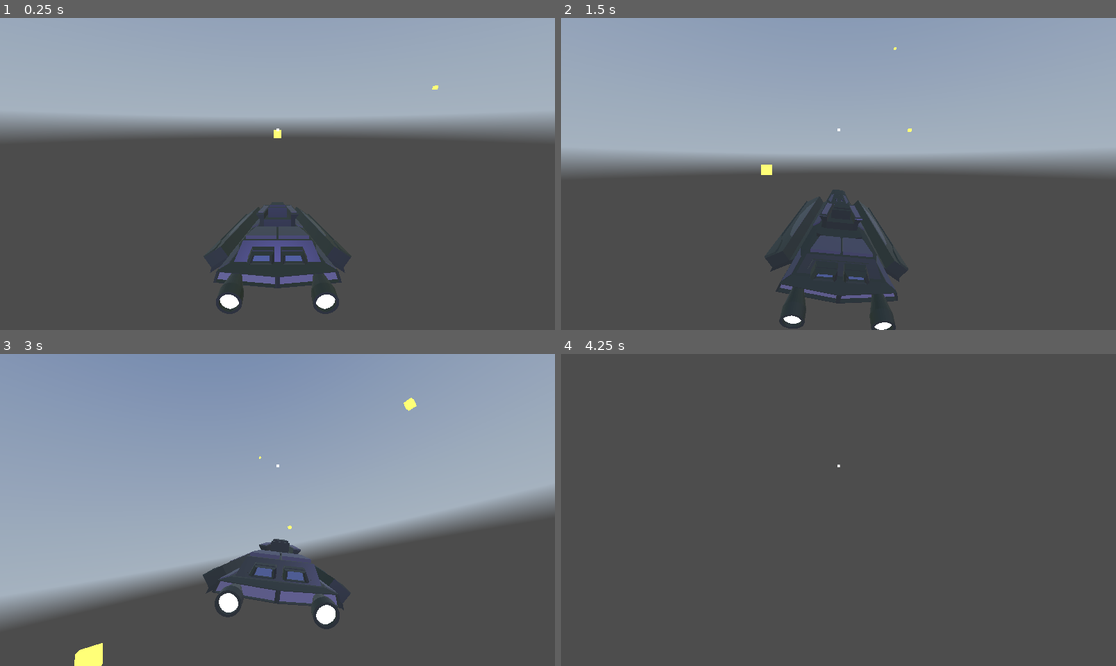
Above: before the commit, frames 1-4 (two rows, left to right).
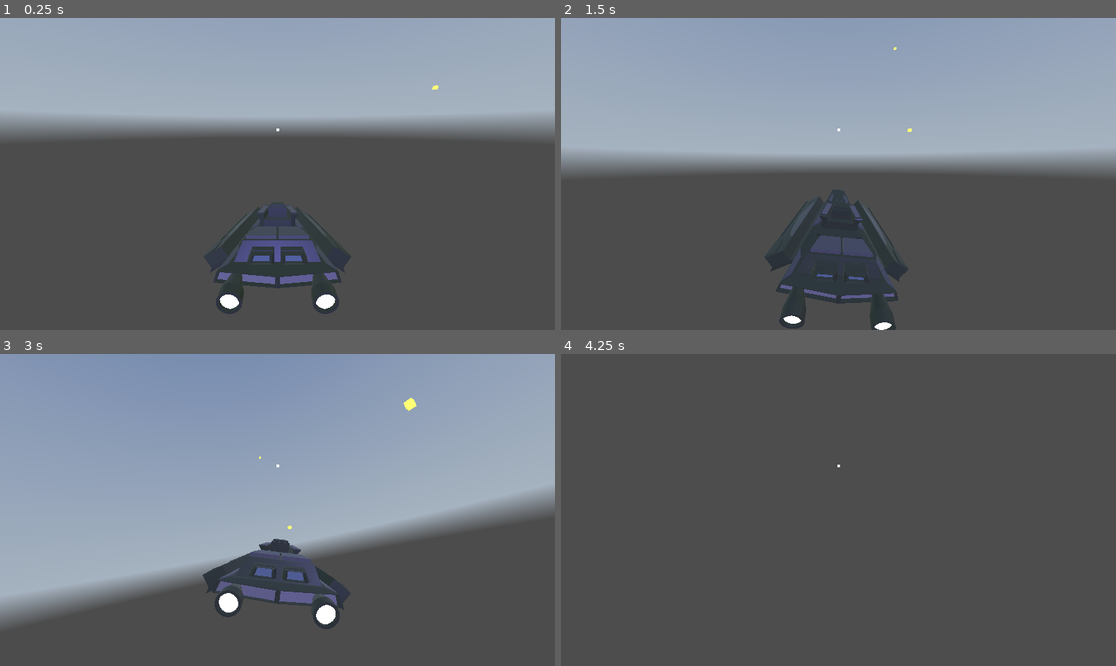
Above: after the commit, the same moments.

Repository: fixitman/g-multi
Game: Godot game, scene res://scenes/3d.tscn
Same seed, same stepped clock (60 frames per second), same inputs: the game is played once before the commit and once after it. The engine's default icon, where the game draws it, is replaced by a stand-in: a white triangle on a blue panel in a dark square. A sky picture missing from this copy of the repository is replaced by a grey-blue gradient.
Inputs (mouse positions are in pixels of both pictures, inside the frame that each line leads up to):
- Up to frame 1 (0.25 s): no input
- Up to frame 2 (1.5 s): tap Enter (ui_accept) at 0.5, 0.77 s; move the mouse to (960, 158) at 0.52 s; hold Right (right) 0.53-1.28 s; tap Space (shoot) at 0.6, 1.35 s; click (960, 158) at 0.67 s; move the mouse to (727, 189) at 1.27 s; hold Down (down) from 1.28 s (still down)
- Up to frame 3 (3 s): tap Enter (ui_accept) at 1.52 s; move the mouse to (333, 441) at 2.02 s; release Down (down) at 2.03 s; hold Right (right) 2.03-2.78 s; tap Space (shoot) at 2.1, 2.85 s; move the mouse to (249, 572) at 2.77 s; hold Up (up) from 2.78 s (still down); click (249, 572) at 2.92 s
- Up to frame 4 (4.25 s): tap Enter (ui_accept) at 3.02, 3.5, 3.77 s; move the mouse to (1005, 556) at 3.52 s; release Up (up) at 3.53 s; hold Left (left) from 3.53 s (still down); tap Space (shoot) at 3.6 s

The runs differ from the first frame. In frame 1, less than 0.1% of the frame differs, in the area x 49-51%, y 35-39%; in frame 2, less than 0.1%; in frame 3, 0.3%, in the area x 13-19%, y 92-100%; in frame 4, nothing differs.

Commit message:
added explosion visual changed raycast to shapecast

Diff:
--- a/scenes/3d.tscn
+++ b/scenes/3d.tscn
@@ -1,11 +1,10 @@
-[gd_scene load_steps=10 format=3 uid="uid://dwwli35jc271j"]
+[gd_scene load_steps=9 format=3 uid="uid://dwwli35jc271j"]
 
 [ext_resource type="Script" uid="uid://78assgvhgbky" path="res://scripts/3d.gd" id="1_yhftu"]
 [ext_resource type="Texture2D" uid="uid://dihtll7hm60fm" path="res://assets/panorama_image.png" id="2_yhftu"]
 [ext_resource type="PackedScene" uid="uid://dq41chvo0vfme" path="res://scenes/ship.tscn" id="3_ix6ec"]
 [ext_resource type="PackedScene" uid="uid://d23wigjk32nb3" path="res://scenes/hud.tscn" id="4_yhftu"]
 [ext_resource type="Script" uid="uid://dabm8u601djih" path="res://scripts/range_finder.gd" id="5_kyai6"]
-[ext_resource type="PackedScene" uid="uid://bu1fsukl1ye3h" path="res://scenes/box.tscn" id="6_jauas"]
 
 [sub_resource type="PanoramaSkyMaterial" id="PanoramaSkyMaterial_kyai6"]
 panorama = ExtResource("2_yhftu")
@@ -41,6 +40,3 @@
 script = ExtResource("5_kyai6")
 
 [node name="Control" parent="." instance=ExtResource("4_yhftu")]
-
-[node name="Box" parent="." instance=ExtResource("6_jauas")]
-transform = Transform3D(1, 0, 0, 0, 1, 0, 0, 0, 1, 0, 0, -635.443)
--- /dev/null
+++ b/scenes/explosion.tscn
@@ -0,0 +1,46 @@
+[gd_scene load_steps=8 format=3 uid="uid://ce517tc3nv54s"]
+
+[ext_resource type="Script" uid="uid://15iggpppsgp4" path="res://scripts/explosion.gd" id="1_17npe"]
+
+[sub_resource type="CurveTexture" id="CurveTexture_nfeox"]
+
+[sub_resource type="Curve" id="Curve_3oo6d"]
+_data = [Vector2(0, 1), 0.0, 0.0, 0, 0, Vector2(0.75174, 1), 0.0, 0.0, 0, 0, Vector2(1, 0), 0.0, 0.0, 0, 0]
+point_count = 3
+
+[sub_resource type="CurveTexture" id="CurveTexture_17npe"]
+curve = SubResource("Curve_3oo6d")
+
+[sub_resource type="ParticleProcessMaterial" id="ParticleProcessMaterial_nfeox"]
+particle_flag_align_y = true
+angle_curve = SubResource("CurveTexture_nfeox")
+spread = 180.0
+initial_velocity_min = 5.0
+initial_velocity_max = 7.0
+scale_curve = SubResource("CurveTexture_17npe")
+
+[sub_resource type="StandardMaterial3D" id="StandardMaterial3D_aw4cw"]
+albedo_color = Color(1, 0.729899, 0, 1)
+emission_enabled = true
+emission = Color(1, 0.613213, 0, 1)
+emission_energy_multiplier = 2.0
+
+[sub_resource type="CylinderMesh" id="CylinderMesh_3el85"]
+material = SubResource("StandardMaterial3D_aw4cw")
+top_radius = 1.0
+bottom_radius = 0.0
+height = 20.0
+
+[node name="explosion" type="Node3D"]
+transform = Transform3D(100, 0, 0, 0, 100, 0, 0, 0, 100, 0, 0, 0)
+script = ExtResource("1_17npe")
+
+[node name="particles" type="GPUParticles3D" parent="."]
+emitting = false
+amount = 24
+lifetime = 0.5
+one_shot = true
+explosiveness = 1.0
+fixed_fps = 60
+process_material = SubResource("ParticleProcessMaterial_nfeox")
+draw_pass_1 = SubResource("CylinderMesh_3el85")
--- a/scenes/ship.tscn
+++ b/scenes/ship.tscn
@@ -1,10 +1,13 @@
-[gd_scene load_steps=4 format=3 uid="uid://dq41chvo0vfme"]
+[gd_scene load_steps=5 format=3 uid="uid://dq41chvo0vfme"]
 
 [ext_resource type="Script" uid="uid://cwg7doc5x3yda" path="res://scripts/ship.gd" id="1_2gnfn"]
 [ext_resource type="PackedScene" uid="uid://c40r0r6y5mry3" path="res://scenes/16_destroyer.tscn" id="2_4tobq"]
 
 [sub_resource type="BoxShape3D" id="BoxShape3D_ix6ec"]
 size = Vector3(18, 10, 30)
+
+[sub_resource type="SphereShape3D" id="SphereShape3D_2gnfn"]
+radius = 50.0
 
 [node name="ship" type="CharacterBody3D"]
 transform = Transform3D(25, 0, 0, 0, 25, 0, 0, 0, 25, 0, 0, 0)
@@ -35,6 +38,11 @@
 [node name="Gun_Mount2" type="Marker3D" parent="." groups=["gun_mounts"]]
 transform = Transform3D(1, 0, 0, 0, 1, 0, 0, 0, 1, -11.7045, -1.28336, -12.505)
 
-[node name="shoot_ray" type="RayCast3D" parent="."]
-transform = Transform3D(1, 0, 0, 0, 1, 0, 0, 0, 1, 0, 0, -18.2681)
-target_position = Vector3(0, 0, 5000)
+[node name="shoot_cast" type="ShapeCast3D" parent="."]
+transform = Transform3D(1, 0, 0, 0, 1, 0, 0, 0, 1, 0, 0, -15.7018)
+shape = SubResource("SphereShape3D_2gnfn")
+target_position = Vector3(0, 0, -5000)
+margin = 0.4
+max_results = 2
+collide_with_areas = true
+debug_shape_custom_color = Color(0, 0.894118, 0, 1)
--- a/scripts/3d.gd
+++ b/scripts/3d.gd
@@ -12,7 +12,6 @@
 		var z = randi() % 6000 - 3000
 		world_environment.add_child(b)
 		var v = Vector3(x,y,z)
-		print(v)
 		b.set_global_position(v)
 
 	pass # Replace with function body.
--- /dev/null
+++ b/scripts/explosion.gd
@@ -0,0 +1,9 @@
+extends Node3D
+
+
+
+# Called when the node enters the scene tree for the first time.
+func explode():
+	$particles.emitting = true
+	await get_tree().create_timer(1).timeout
+	queue_free()
--- a/scripts/ship.gd
+++ b/scripts/ship.gd
@@ -1,9 +1,11 @@
 extends CharacterBody3D
 @onready var camera = %Camera3D
-@onready var shoot_ray = $shoot_ray
+@onready var shoot_cast = $shoot_cast
+
 
 @onready var visual = $visual
 const BULLET = preload("res://scenes/bullet.tscn")
+const EXPLOSION = preload("res://scenes/explosion.tscn")
 
 @export var yaw_rate = -25
 @export var pitch_rate = 50
@@ -71,28 +73,21 @@
 
 func shoot():
 	var mount_points = get_tree().get_nodes_in_group("gun_mounts")
-	var hit = check_for_hit()
 
+	#show the bullets (visual only)
 	for mount_pt in mount_points:
 		var bullet = BULLET.instantiate()
 		add_sibling(bullet)
 		bullet.global_position = mount_pt.global_position
 		bullet.global_rotation = self.global_rotation
-
-	if hit:
-
-		hit.queue_free()
-
-
-func check_for_hit():
-	var state = get_world_3d().direct_space_state
-	var start = shoot_ray.global_position
-	var end = start + shoot_ray.global_basis.z * -bullet_range
-	var params = PhysicsRayQueryParameters3D.new()
-	params.from = start
-	params.to = end
-	params.collide_with_areas = true
-	params.collide_with_bodies = true
-	var result = state.intersect_ray(params)
-	if result:
-		return result.collider
+	#
+	if shoot_cast.is_colliding():
+		var e = EXPLOSION.instantiate()
+		await get_tree().create_timer(.15).timeout
+		for target in shoot_cast.collision_result:
+			var target_pos = target.collider.global_position
+			target.collider.queue_free()
+			add_child(e)
+			e.global_position = target_pos
+			#await get_tree().physics_frame
+			e.explode()
Not shown, added: scripts/explosion.gd.uid
